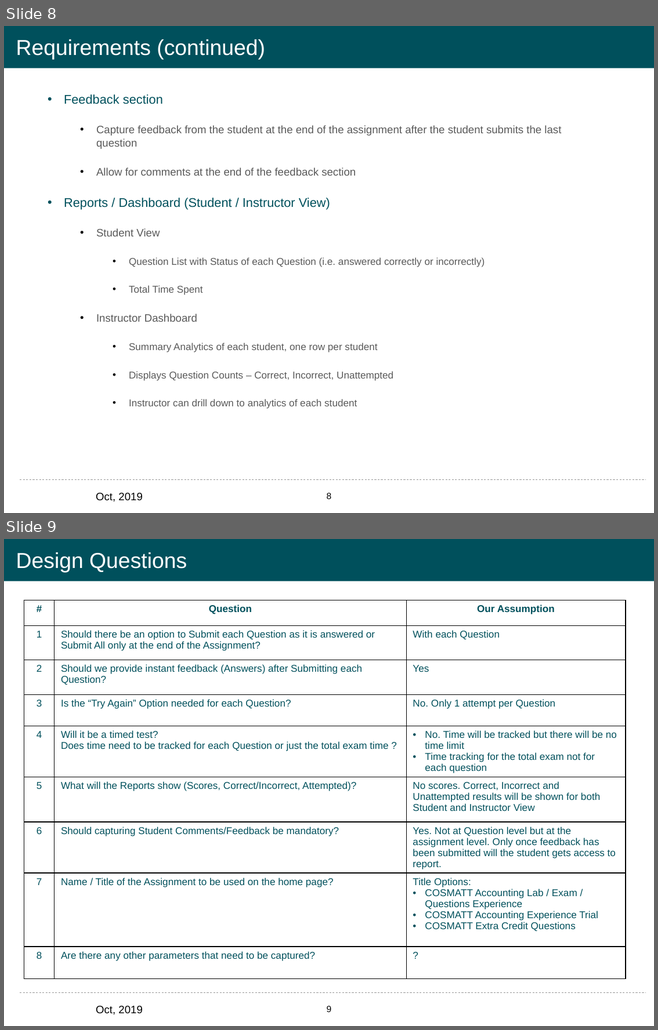
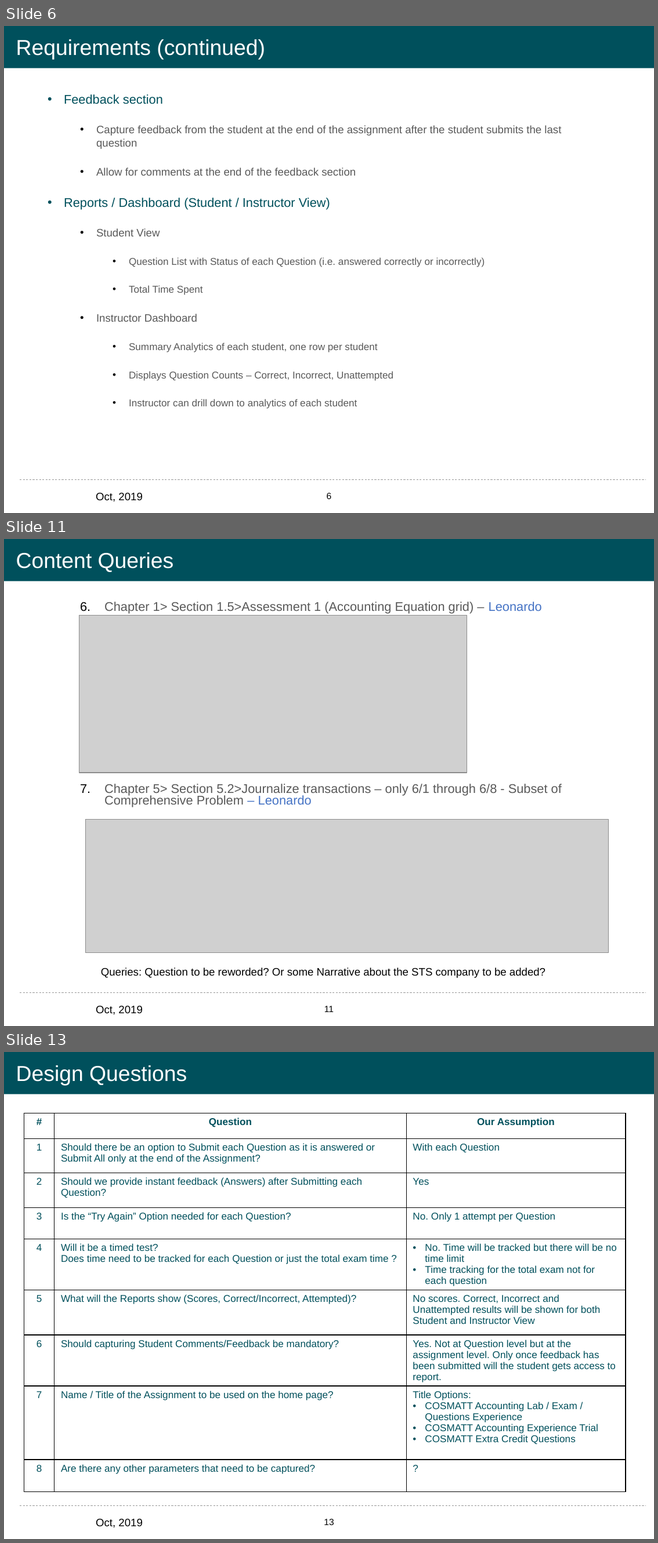
Before and after one commit to leonardodls/product-introduction-financial-accounting, a slide deck: assets/public/Documents/Class Trial/Documents/Class Trial - Specifications.pptx. Shown one above the other, each under a label of ours: slides 8 and 9 before the commit, slides 6, 11 and 13 after it; the slides between them are not shown. The pictures are 658x1030 and 658x1543 pixels, drawn with LibreOffice and Linux fonts; fonts in the diff are those of the drawing; grey boxes stand for pictures; background and template pictures are left out. Boxes give left, top, right and bottom in pixels: in the first picture for what was removed or moved away, otherwise in the second. Text is boxed around its words. In the diff, an @@ line names an element or a change of style, - is before the commit and + after.

Commit message:
content updated

```diff
--- a/assets/public/Documents/Class Trial/Documents/Class Trial - Specifications.pptx
+++ b/assets/public/Documents/Class Trial/Documents/Class Trial - Specifications.pptx
@@ slide 11 added at [4,539,654,1026], background #FFFFFF; not listed: 4 template elements that a slide beside it also shows @@
@@ title added at [16,552,174,572], 24 pt, text #FFFFFF @@
+Content Queries
@@ text added at [104,602,561,808], 14 pt, text #595959 @@
+  6. Chapter 1> Section 1.5>Assessment 1 (Accounting Equation grid) – Leonardo
+  7. Chapter 5> Section 5.2>Journalize transactions – only 6/1 through 6/8 - Subset of Comprehensive Problem – Leonardo
@@ picture added at [79,616,466,773] @@
@@ picture added at [86,820,608,953] @@
@@ text added at [101,968,545,978], 12 pt, text #000000 @@
+    Queries: Question to be reworded? Or some Narrative about the STS company to be added?
@@ what was slide 8 is now slide 6 @@
@@ what was slide 9 is now slide 13 @@
@@ page number at [324,1519,333,1525]: text changed @@
-9
+13
```
Also in this commit, not shown: 5 slides changed, 3 other slides added, 20 other files.
